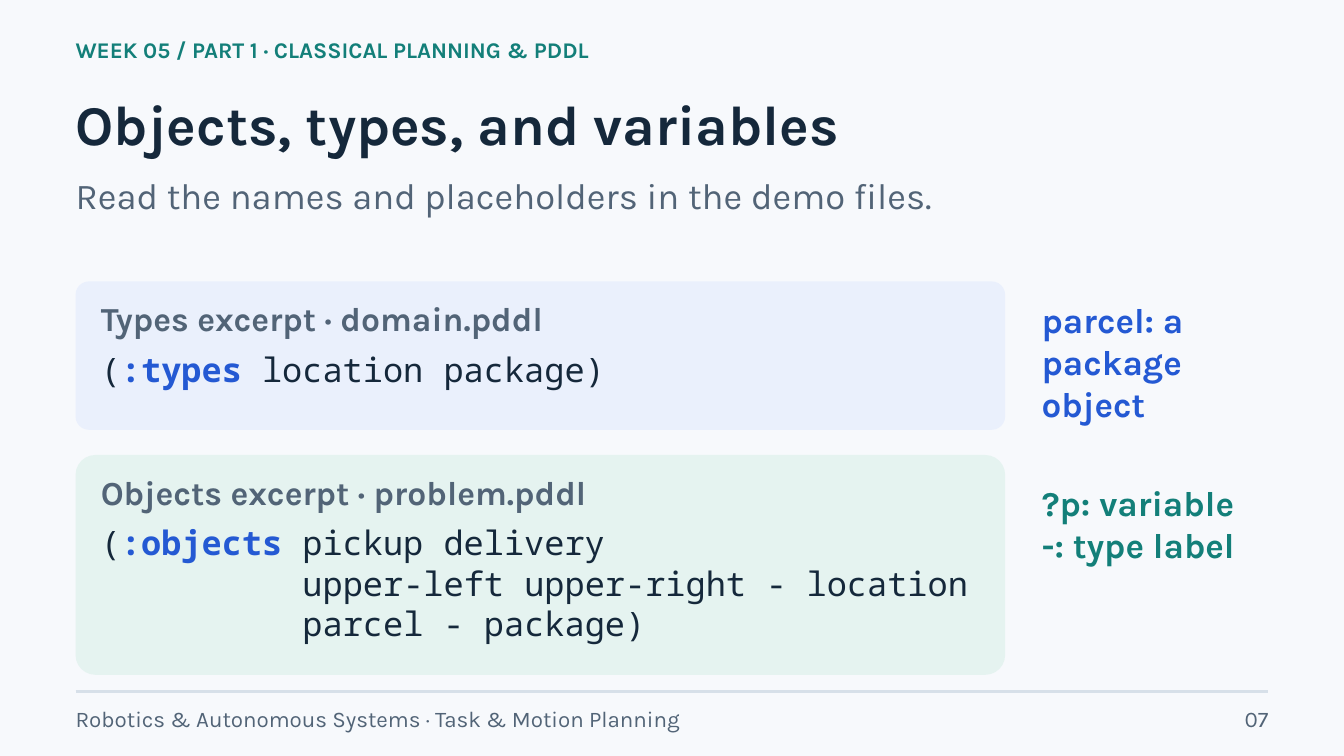
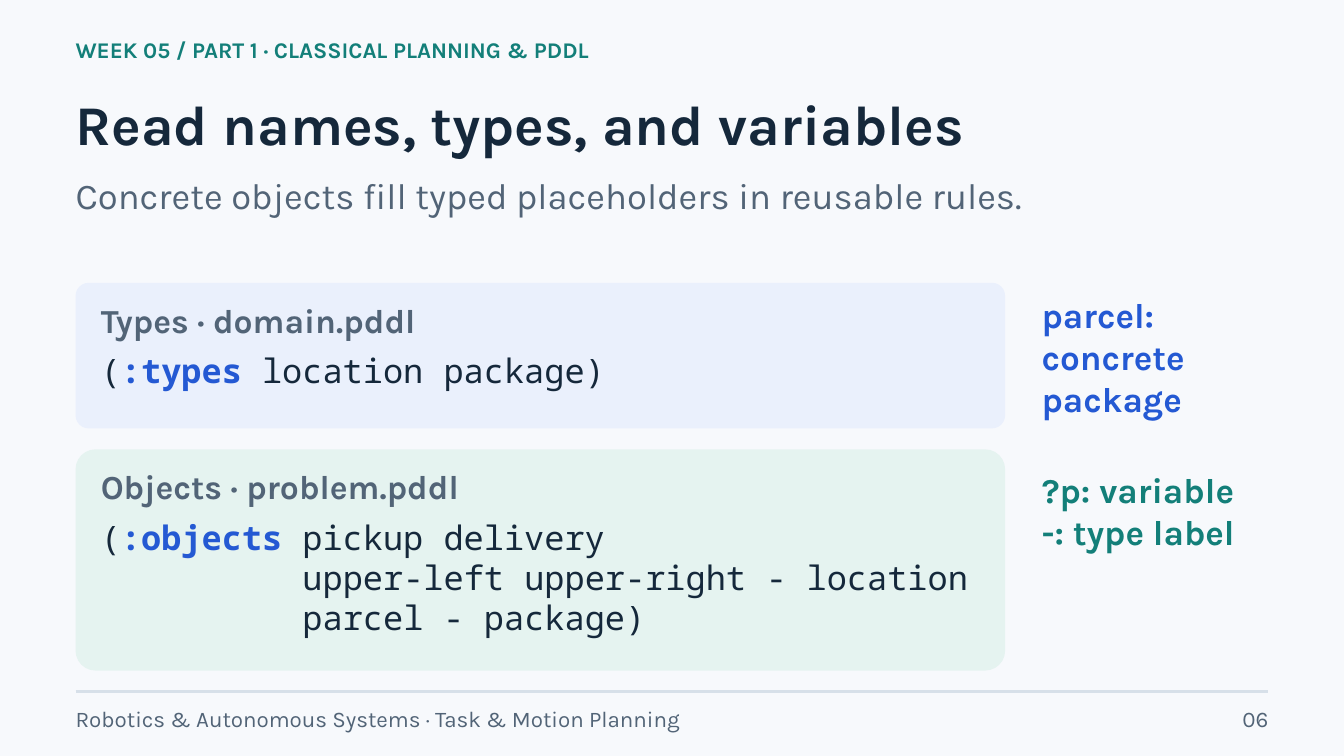
Before and after one commit to lifshitg/robotics-course-demos, a slide deck: slide 6 of week05_task_motion_planning/CLASSICAL_PLANNING_AND_TAMP.pptx (slide 7 before the commit). Drawn at 1344x756 pixels with LibreOffice and Linux fonts; fonts in the diff are those of the drawing. Boxes give left, top, right and bottom in pixels: in the first picture for what was removed or moved away, otherwise in the second. Text is boxed around its words. In the diff, an @@ line names an element or a change of style, - is before the commit and + after.

```diff
--- a/week05_task_motion_planning/CLASSICAL_PLANNING_AND_TAMP.pptx
+++ b/week05_task_motion_planning/CLASSICAL_PLANNING_AND_TAMP.pptx
@@ text at [76,105,963,159]: text changed @@
-Objects, types, and variables
+Read names, types, and variables
@@ text at [76,184,1022,218]: text changed @@
-Read the names and placeholders in the demo files.
+Concrete objects fill typed placeholders in reusable rules.
@@ text at [101,309,415,342]: text changed @@
-Types excerpt · domain.pddl
+Types · domain.pddl
@@ text at [1042,304,1185,421]: text changed @@
-parcel: a package object
+parcel: concrete package
@@ rounded rectangle: place and size @@
-rounded rectangle at [76,455,1005,675]
+rounded rectangle at [76,450,1005,670]
@@ text at [101,475,458,508]: text changed @@
-Objects excerpt · problem.pddl
+Objects · problem.pddl
@@ text "?p: variable -: type label": place and size @@
-text "?p: variable -: type label" at [1042,491,1235,567]
+text "?p: variable -: type label" at [1042,478,1235,554]
@@ text at [101,524,968,639]: text changed @@
-(:objects pickup delivery
-upper-left upper-right - location
-parcel - package)
+(:objects pickup delivery
+upper-left upper-right - location
+parcel - package)
@@ text at [1242,712,1268,727]: text changed @@
-07
+06
```
Also in this commit, not shown: 12 other slides changed, 10 slides added, 14 slides removed, 47 other files.
